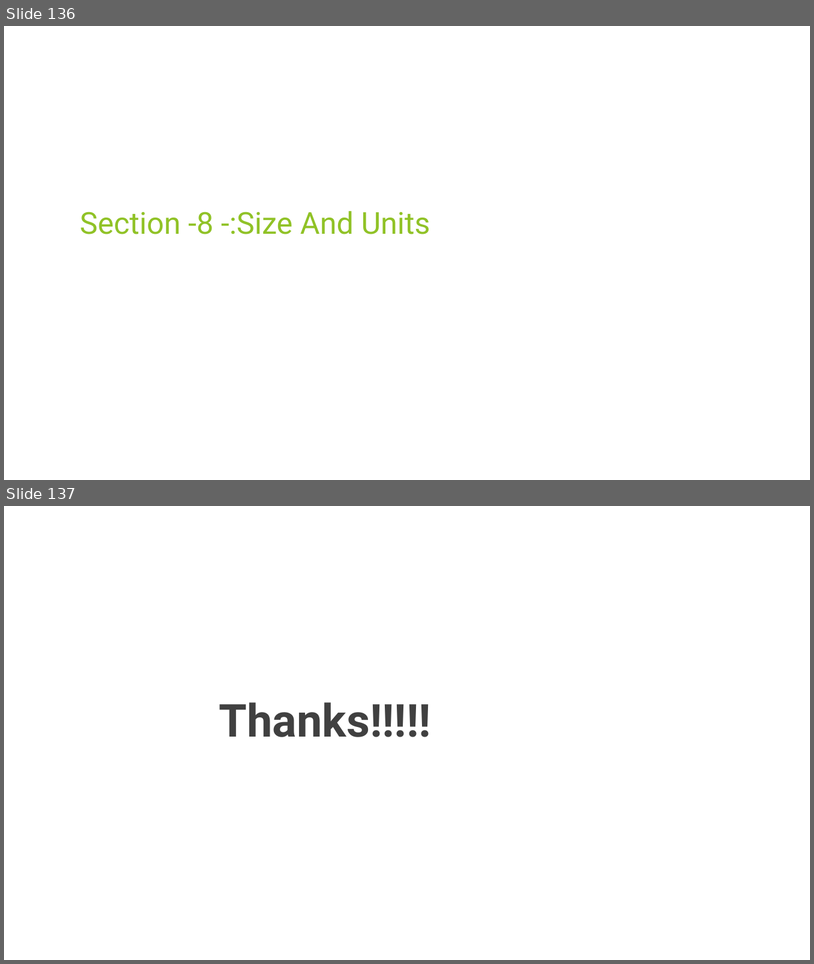
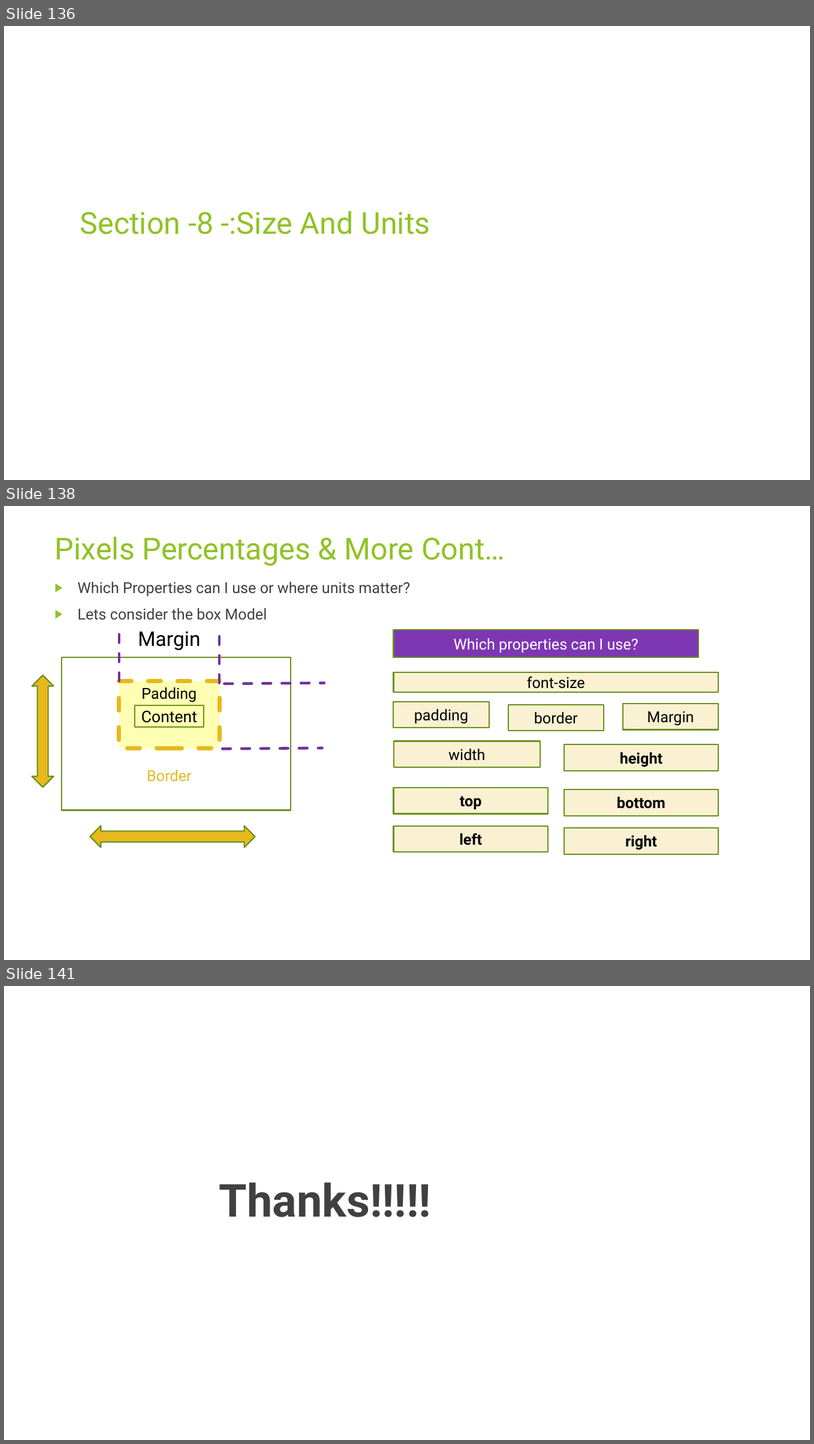
Before and after one commit to rudhrainfogain/CSS, a slide deck: PPT/Css-v8.pptx. Shown one above the other, each under a label of ours: slides 136 and 137 before the commit, slides 136, 138 and 141 after it; the slides between them are not shown. The pictures are 814x964 and 814x1444 pixels, drawn with LibreOffice and Linux fonts; fonts in the diff are those of the drawing. Boxes give left, top, right and bottom in pixels: in the first picture for what was removed or moved away, otherwise in the second. Text is boxed around its words. In the diff, an @@ line names an element or a change of style, - is before the commit and + after.

```diff
--- a/PPT/Css-v8.pptx
+++ b/PPT/Css-v8.pptx
@@ slide 138 added at [4, 506, 810, 960], background #FFFFFF @@
@@ title added at [55, 537, 505, 566], 36 pt, text #90C226 @@
+Pixels Percentages & More Cont…
@@ text added at [78, 582, 410, 620], 18 pt, text #404040 @@
+▶ Which Properties can I use or where units matter?
+▶ Lets consider the box Model
@@ line added from (119, 681) to (119, 628), #7131A1 3.25 pt dashed @@
@@ text added at [138, 631, 200, 650], 24 pt, text #000000 @@
+Margin
@@ line added from (219, 682) to (219, 630), #7131A1 3.25 pt dashed @@
@@ rectangle added at [393, 630, 699, 657], fill #7E37B3, outline #6B901C 1.5 pt, 18 pt, text #FFFFFF @@
+Which properties can I use?
@@ rectangle added at [62, 657, 291, 810], outline #6B901C 1.5 pt @@
@@ up down arrow added at [32, 675, 54, 787], fill #E6B91E, outline #6B901C 1.5 pt @@
@@ rectangle added at [119, 681, 219, 748], fill #FFFFB3, 18 pt, text #000000 @@
+Padding
@@ rectangle added at [119, 681, 219, 748], outline #E6B91E 5 pt dashed @@
@@ line added from (225, 684) to (324, 682), #7131A1 3.25 pt dashed @@
@@ rectangle added at [393, 672, 719, 693], fill #FAF1D2, outline #6B901C 1.5 pt, 18 pt, text #000000 @@
+font-size
@@ rectangle added at [393, 702, 489, 727], fill #FAF1D2, outline #6B901C 1.5 pt, 18 pt, text #000000 @@
+padding
@@ rectangle added at [623, 703, 719, 729], fill #FAF1D2, outline #6B901C 1.5 pt, 18 pt, text #000000 @@
+Margin
@@ rectangle added at [135, 706, 204, 727], fill #FFFFB3, outline #6B901C 1.5 pt, 19 pt, text #000000 @@
+Content
@@ rectangle added at [509, 705, 604, 730], fill #FAF1D2, outline #6B901C 1.5 pt, 18 pt, text #000000 @@
+border
@@ line added from (222, 748) to (322, 748), #7131A1 3.25 pt dashed @@
@@ rectangle added at [393, 741, 540, 767], fill #FAF1D2, outline #6B901C 1.5 pt, 18 pt, text #000000 @@
+width
@@ rectangle added at [564, 744, 719, 771], fill #FAF1D2, outline #6B901C 1.5 pt, 18 pt, text #000000, bold @@
+height
@@ text added at [147, 769, 191, 781], 18 pt, text #E6B91E @@
+Border
@@ rectangle added at [393, 787, 548, 813], fill #FAF1D2, outline #6B901C 1.5 pt, 18 pt, text #000000, bold @@
+top
@@ rectangle added at [564, 789, 719, 815], fill #FAF1D2, outline #6B901C 1.5 pt, 18 pt, text #000000, bold @@
+bottom
@@ left right arrow added at [90, 825, 255, 847], fill #E6B91E, outline #6B901C 1.5 pt @@
@@ rectangle added at [393, 826, 548, 852], fill #FAF1D2, outline #6B901C 1.5 pt, 18 pt, text #000000, bold @@
+left
@@ rectangle added at [564, 828, 719, 854], fill #FAF1D2, outline #6B901C 1.5 pt, 18 pt, text #000000, bold @@
+right
@@ what was slide 137 is now slide 141 @@
```
Also in this commit, not shown: 3 other slides added.
